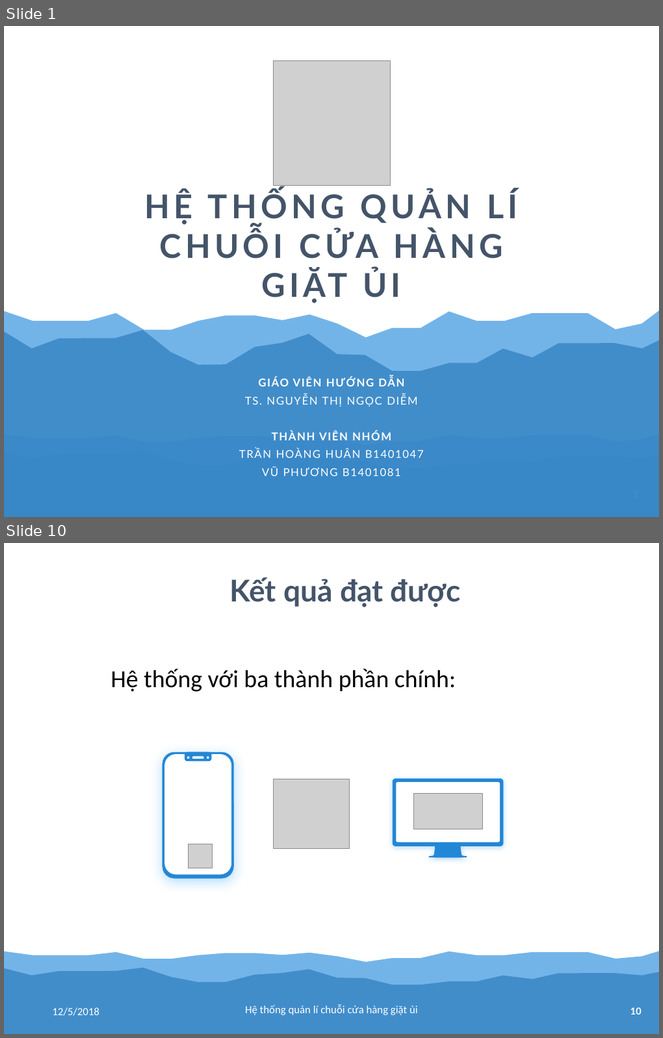
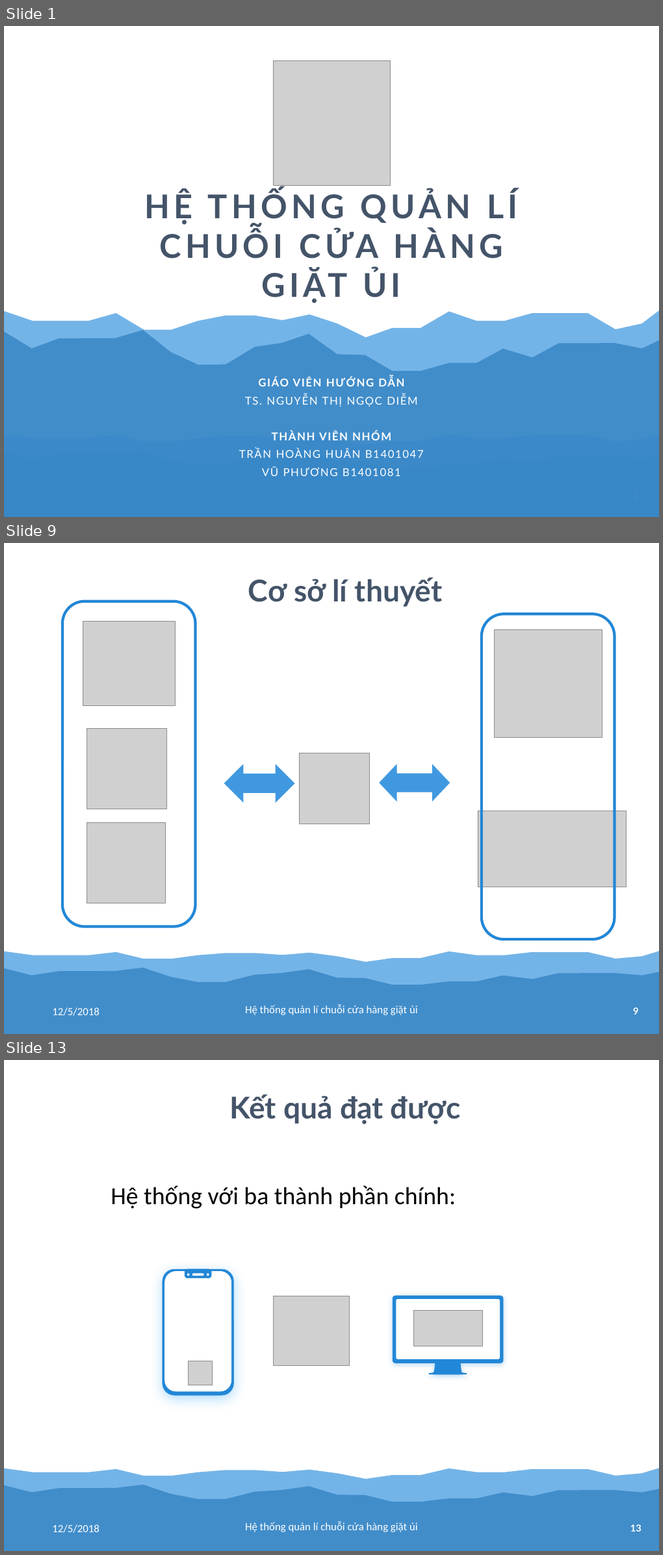
Before and after one commit to tranhoanghuan/Lu-n-v-n, a slide deck: baoCao/bao_cao.pptx. Shown one above the other, each under a label of ours: slides 1 and 10 before the commit, slides 1, 9 and 13 after it; the slides between them are not shown. The pictures are 663x1038 and 663x1555 pixels, drawn with LibreOffice and Linux fonts; fonts in the diff are those of the drawing; grey boxes stand for pictures. Boxes give left, top, right and bottom in pixels: in the first picture for what was removed or moved away, otherwise in the second. Text is boxed around its words. In the diff, an @@ line names an element or a change of style, - is before the commit and + after.

Commit message:
add

```diff
--- a/baoCao/bao_cao.pptx
+++ b/baoCao/bao_cao.pptx
@@ slide 9 added at [4, 543, 659, 1034], background #FFFFFF; not listed: 3 template elements that a slide beside it also shows @@
@@ text added at [248, 577, 443, 607], 66 pt, text #445469, bold @@
+Cơ sở lí thuyết
@@ rounded rectangle added at [482, 614, 614, 939], outline #2287D6 6 pt @@
@@ group added at [62, 601, 195, 927]: 3 pictures, 1 rounded rectangle @@
@@ picture added at [494, 629, 602, 737] @@
@@ picture added at [299, 754, 369, 824] @@
@@ left right arrow added at [224, 764, 295, 803], fill #4099E0 @@
@@ left right arrow added at [379, 764, 450, 802], fill #4099E0 @@
@@ picture added at [478, 811, 627, 887] @@
@@ text added at [52, 1008, 100, 1016], 24 pt, text #FFFFFF @@
+12/5/2018
@@ text added at [245, 1005, 418, 1016], 24 pt, text #FFFFFF @@
+Hệ thống quản lí chuỗi cửa hàng giặt ủi
@@ what was slide 10 is now slide 13 @@
@@ page number at [631, 1525, 642, 1532]: text changed @@
-10
+13
```
Also in this commit, not shown: 10 slides changed, 2 other slides added.
